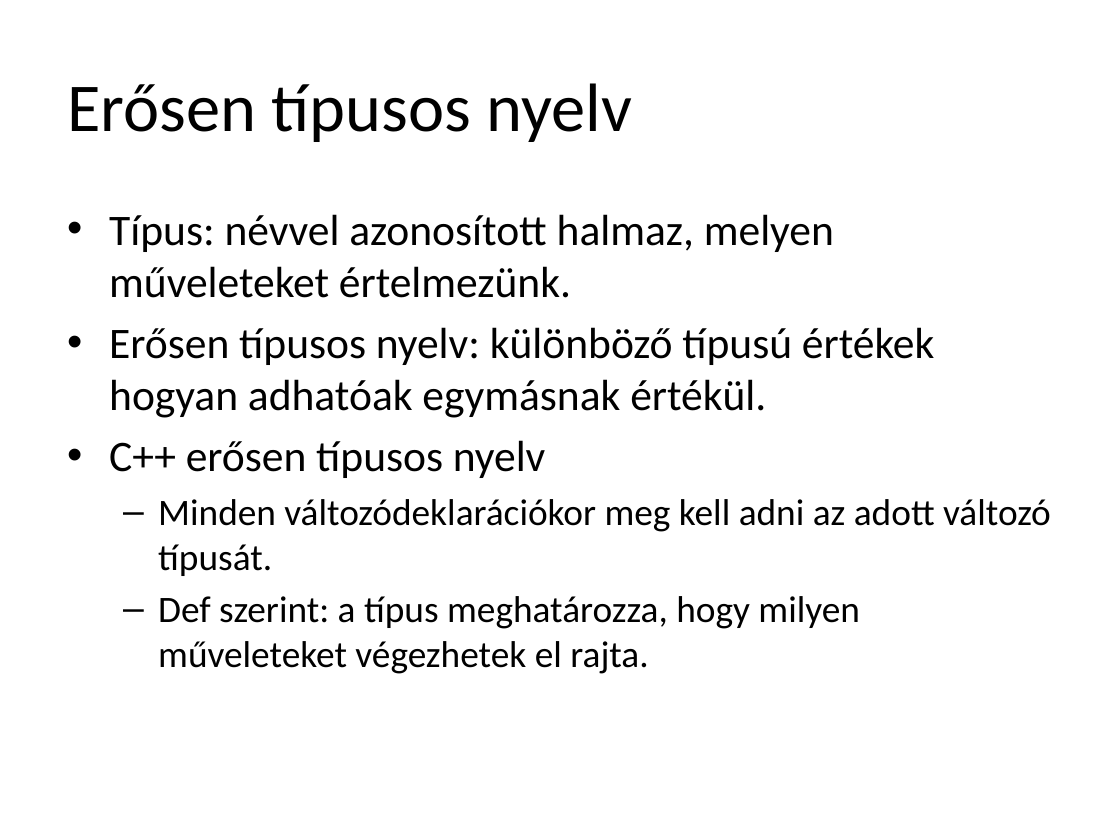
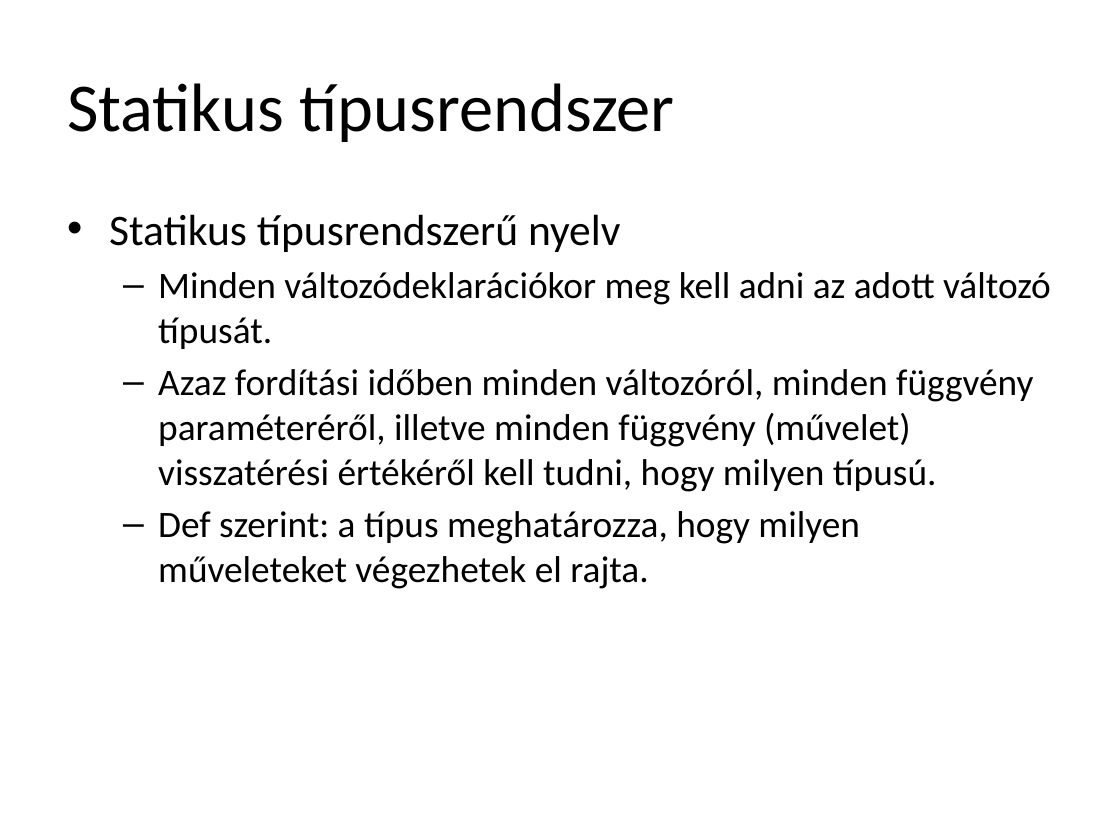
Before and after one commit to torokmark/cppgyak_jegyzet, a slide deck: slide 10 of programozasi_nyelvek_cpp_gyak02.pptx (slide 3 before the commit). Drawn at 1120x840 pixels with LibreOffice and Linux fonts; fonts in the diff are those of the drawing. Boxes give left, top, right and bottom in pixels: in the first picture for what was removed or moved away, otherwise in the second. Text is boxed around its words. In the diff, an @@ line names an element or a change of style, - is before the commit and + after.

Commit message:
Fixed: typos, extended

```diff
--- a/programozasi_nyelvek_cpp_gyak02.pptx
+++ b/programozasi_nyelvek_cpp_gyak02.pptx
@@ title at (67,83,674,142): text changed @@
-Erősen típusos nyelv
+Statikus típusrendszer
@@ text at (109,214,620,252): text changed @@
-• Típus: névvel azonosított halmaz, melyen műveleteket értelmezünk.
-• Erősen típusos nyelv: különböző típusú értékek hogyan adhatóak egymásnak értékül.
-• C++ erősen típusos nyelv
+• Statikus típusrendszerű nyelv
@@ text at (158,369,1033,492): paragraph added @@
+  – Azaz fordítási időben minden változóról, minden függvény paraméteréről, illetve minden függvény (művelet) visszatérési értékéről kell tudni, hogy milyen típusú.
```
Also in this commit, not shown: 18 other slides changed, 11 slides added.
